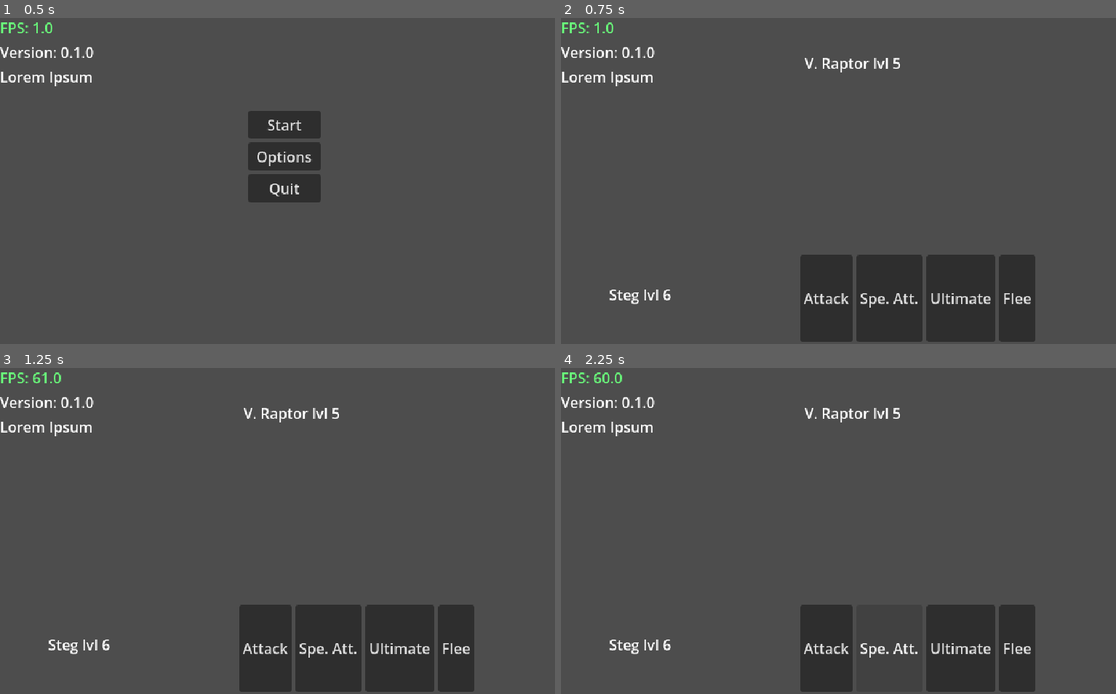
Above: before the commit, frames 1-4 (two rows, left to right).
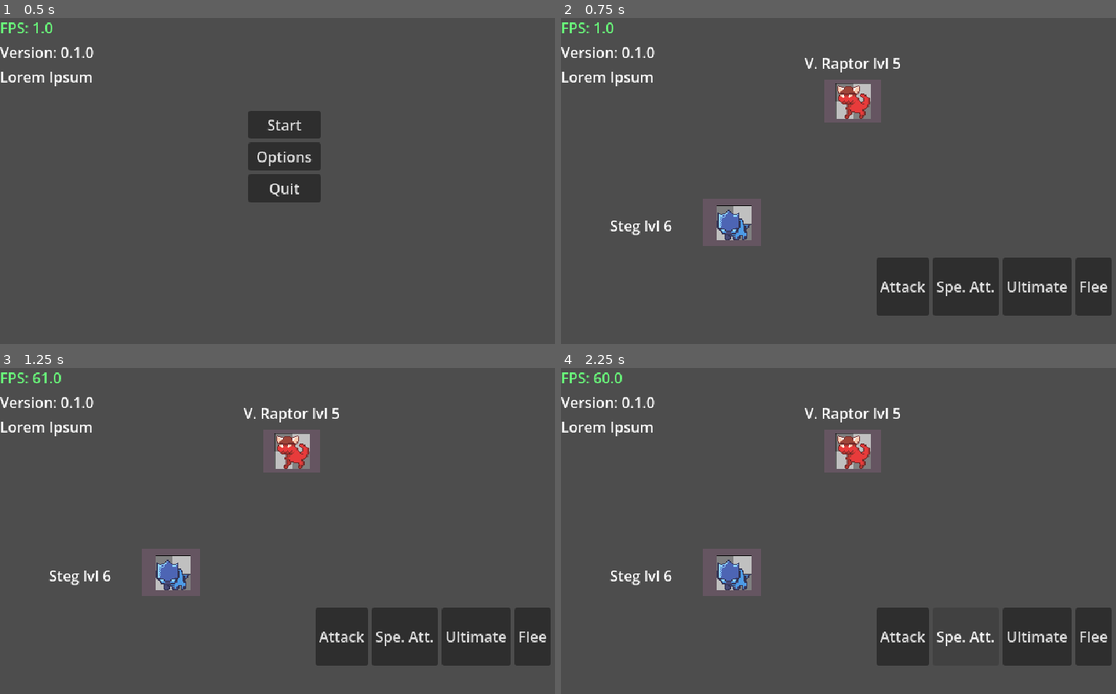
Above: after the commit, the same moments.

Repository: Tricky-Bracket-Man-Studios/DinoGame
Game: Godot game, scene res://logic/levels/packed scenes/main_game.tscn
Two runs of this game, one before a commit and one after it. Both use one fixed random seed, a clock stepped at 60 frames per second and the inputs below.
Inputs:
- Up to frame 1 (0.5 s): no input
- Up to frame 2 (0.75 s): click "Start" at 0.5 s
- Up to frame 3 (1.25 s): no input
- Up to frame 4 (2.25 s): click "Attack" at 1.25 s; click "Spe. Att." at 2 s

Frame 1 is identical in both runs. In frame 2, 11% of the frame differs, in the area x 8-100%, y 20-100%; in frame 3, 11%; in frame 4, 9.3%.

Commit message:
implemented a unit spawner

Diff:
--- /dev/null
+++ b/logic/core/_scripts/unit_spawner.gd
@@ -0,0 +1,25 @@
+class_name UnitSpawner
+extends Node2D
+
+## Description: The purpose of this script is to have set locations where units
+## spawn and to control the logic behind it.
+## Filename: unit_spawner.gd
+## Author(s): Matthew Perry,
+## Last Updated: 09/09/2026
+
+#region export variables (snake_case):
+@export var unit_to_spawn : PackedScene
+#endregion
+
+#region private variables (undersocre prefixed snake_case):
+var _unit_spawner : UnitSpawner = self
+#endregion
+
+#region (optional) build in virtural methods:
+func _ready() -> void:
+	print(self.name + ": initializing unit!")
+	var spawned_unit = unit_to_spawn.instantiate()
+
+	_unit_spawner.add_child(spawned_unit)
+	print(self.name + ": " + spawned_unit.name + " spawned!")
+#endregion
--- /dev/null
+++ b/logic/core/packed scenes/debug_enemy_unit.tscn
@@ -0,0 +1,9 @@
+[gd_scene format=3 uid="uid://bbdxcsm5r2x3m"]
+
+[ext_resource type="Texture2D" uid="uid://borymykqeg4yv" path="res://assets/debug/debug_tyran.png" id="1_sutnl"]
+
+[node name="EnemyDebugUnit" type="Node2D" unique_id=687503608]
+
+[node name="Sprite2D" type="Sprite2D" parent="." unique_id=173853174]
+scale = Vector2(0.1, 0.1)
+texture = ExtResource("1_sutnl")
--- /dev/null
+++ b/logic/core/packed scenes/debug_player_unit.tscn
@@ -0,0 +1,9 @@
+[gd_scene format=3 uid="uid://14y8rn7rk4vy"]
+
+[ext_resource type="Texture2D" uid="uid://cbskf3sb2em0v" path="res://assets/debug/debug_trike.png" id="1_hhskf"]
+
+[node name="PlayerDebugUnit" type="Node2D" unique_id=687503608]
+
+[node name="Sprite2D" type="Sprite2D" parent="." unique_id=173853174]
+scale = Vector2(0.1, 0.1)
+texture = ExtResource("1_hhskf")
--- a/logic/core/packed scenes/unit_spawner.gd
+++ /dev/null
@@ -1,12 +0,0 @@
-class_name UnitSpawner
-extends Node2D
-
-## Description: The purpose of this script is to have set locations where units
-## spawn and to control the logic behind it.
-## Filename: unit_spawner.gd
-## Author(s): Matthew Perry,
-## Last Updated: 09/09/2026
-
-#region export variables (snake_case):
-@export var unit_to_spawn : PackedScene
-#endregion
--- a/logic/core/packed scenes/unit_spawner.tscn
+++ b/logic/core/packed scenes/unit_spawner.tscn
@@ -1,6 +1,6 @@
 [gd_scene format=3 uid="uid://b8owwx7xkxeri"]
 
-[ext_resource type="Script" uid="uid://bbpmxg7yiq76u" path="res://logic/core/packed scenes/unit_spawner.gd" id="1_vgirh"]
+[ext_resource type="Script" uid="uid://bbpmxg7yiq76u" path="res://logic/core/_scripts/unit_spawner.gd" id="1_vgirh"]
 
 [node name="Unit Spawner" type="Node2D" unique_id=1664450174]
 script = ExtResource("1_vgirh")
--- a/logic/levels/packed scenes/battle_menu.tscn
+++ b/logic/levels/packed scenes/battle_menu.tscn
@@ -1,42 +1,55 @@
 [gd_scene format=3 uid="uid://d0xl27pl6mfr2"]
 
 [ext_resource type="Script" uid="uid://d4c528k1pwiwv" path="res://logic/levels/_scripts/battle_menu.gd" id="1_38myl"]
+[ext_resource type="PackedScene" uid="uid://b8owwx7xkxeri" path="res://logic/core/packed scenes/unit_spawner.tscn" id="2_cdhw7"]
+[ext_resource type="PackedScene" uid="uid://bbdxcsm5r2x3m" path="res://logic/core/packed scenes/debug_enemy_unit.tscn" id="3_ei06y"]
+[ext_resource type="PackedScene" uid="uid://14y8rn7rk4vy" path="res://logic/core/packed scenes/debug_player_unit.tscn" id="3_favcw"]
 
 [node name="Battle" type="Node2D" unique_id=1324921985]
 script = ExtResource("1_38myl")
 
-[node name="BattleUIRoot" type="Control" parent="." unique_id=1286873900]
+[node name="World" type="Node2D" parent="." unique_id=235485507]
+
+[node name="EnemyUnitSpawner" parent="World" unique_id=1664450174 instance=ExtResource("2_cdhw7")]
+position = Vector2(321, 93)
+unit_to_spawn = ExtResource("3_ei06y")
+
+[node name="PlayerUnitSpawner" parent="World" unique_id=783542150 instance=ExtResource("2_cdhw7")]
+position = Vector2(188, 226)
+unit_to_spawn = ExtResource("3_favcw")
+
+[node name="BattleUIRoot" type="Control" parent="." unique_id=790413789]
 layout_mode = 3
 anchors_preset = 0
 offset_right = 638.0
 offset_bottom = 361.0
 
-[node name="AttackPhase" type="HBoxContainer" parent="BattleUIRoot" unique_id=1897882048]
+[node name="AttackPhase" type="HBoxContainer" parent="BattleUIRoot" unique_id=1767898138]
 layout_mode = 0
-offset_left = 145.0
-offset_top = 262.0
-offset_right = 640.0
-offset_bottom = 358.0
+offset_left = 347.0
+offset_top = 265.0
+offset_right = 606.0
+offset_bottom = 329.0
 alignment = 1
 
-[node name="Attack" type="Button" parent="BattleUIRoot/AttackPhase" unique_id=325483656]
+[node name="Attack" type="Button" parent="BattleUIRoot/AttackPhase" unique_id=1877643622]
 layout_mode = 2
 text = "Attack"
 
-[node name="SpecialAttack" type="Button" parent="BattleUIRoot/AttackPhase" unique_id=359924373]
+[node name="SpecialAttack" type="Button" parent="BattleUIRoot/AttackPhase" unique_id=439906431]
 layout_mode = 2
 text = "Spe. Att."
 
-[node name="Ultimate" type="Button" parent="BattleUIRoot/AttackPhase" unique_id=1404864192]
+[node name="Ultimate" type="Button" parent="BattleUIRoot/AttackPhase" unique_id=495245104]
 layout_mode = 2
 text = "Ultimate"
 
-[node name="Flee" type="Button" parent="BattleUIRoot/AttackPhase" unique_id=1281070830]
+[node name="Flee" type="Button" parent="BattleUIRoot/AttackPhase" unique_id=1773321498]
 layout_mode = 2
 text = "Flee
 "
 
-[node name="DefendPhase" type="HBoxContainer" parent="BattleUIRoot" unique_id=107839457]
+[node name="DefendPhase" type="HBoxContainer" parent="BattleUIRoot" unique_id=1069377155]
 visible = false
 layout_mode = 0
 offset_left = 145.0
@@ -45,45 +58,44 @@
 offset_bottom = 358.0
 alignment = 1
 
-[node name="Defend" type="Button" parent="BattleUIRoot/DefendPhase" unique_id=1798948668]
+[node name="Defend" type="Button" parent="BattleUIRoot/DefendPhase" unique_id=464252603]
 layout_mode = 2
 text = "Defend
 "
 
-[node name="SpecialDefend" type="Button" parent="BattleUIRoot/DefendPhase" unique_id=1131106203]
+[node name="SpecialDefend" type="Button" parent="BattleUIRoot/DefendPhase" unique_id=137459144]
 layout_mode = 2
 text = "Spe. Def."
 
-[node name="Ultimate" type="Button" parent="BattleUIRoot/DefendPhase" unique_id=1371627683]
+[node name="Ultimate" type="Button" parent="BattleUIRoot/DefendPhase" unique_id=1358382692]
 layout_mode = 2
 text = "Ultimate"
 
-[node name="Flee" type="Button" parent="BattleUIRoot/DefendPhase" unique_id=62657414]
+[node name="Flee" type="Button" parent="BattleUIRoot/DefendPhase" unique_id=554898805]
 layout_mode = 2
 text = "Flee
 "
 
-[node name="AspectRatioContainer2" type="AspectRatioContainer" parent="BattleUIRoot" unique_id=143731884]
+[node name="AspectRatioContainer2" type="AspectRatioContainer" parent="BattleUIRoot" unique_id=285296961]
 layout_mode = 0
 offset_left = 266.0
 offset_top = 9.0
 offset_right = 376.0
 offset_bottom = 119.0
 
-[node name="Label" type="Label" parent="BattleUIRoot/AspectRatioContainer2" unique_id=1859998328]
+[node name="Label" type="Label" parent="BattleUIRoot/AspectRatioContainer2" unique_id=442279346]
 layout_mode = 2
 text = "V. Raptor lvl 5
 "
 horizontal_alignment = 1
 
-[node name="AspectRatioContainer" type="AspectRatioContainer" parent="BattleUIRoot" unique_id=165727634]
+[node name="AspectRatioContainer" type="AspectRatioContainer" parent="BattleUIRoot" unique_id=1159741833]
 layout_mode = 0
-offset_left = -1.0
-offset_top = 251.0
-offset_right = 176.0
-offset_bottom = 361.0
+offset_top = 175.0
+offset_right = 177.0
+offset_bottom = 285.0
 
-[node name="Label" type="Label" parent="BattleUIRoot/AspectRatioContainer" unique_id=1050680704]
+[node name="Label" type="Label" parent="BattleUIRoot/AspectRatioContainer" unique_id=824664957]
 layout_mode = 2
 text = "Steg lvl 6"
 horizontal_alignment = 1
--- a/logic/levels/packed scenes/main_game.tscn
+++ b/logic/levels/packed scenes/main_game.tscn
@@ -23,18 +23,6 @@
 [node name="HudLayer" type="CanvasLayer" parent="." unique_id=948380995]
 process_mode = 1
 layer = 10
-visible = false
-
-[node name="HudRoot" type="Control" parent="HudLayer" unique_id=588132230]
-layout_mode = 3
-anchors_preset = 0
-offset_right = 40.0
-offset_bottom = 40.0
-
-[node name="CenterContainer" type="CenterContainer" parent="HudLayer/HudRoot" unique_id=1432967581]
-layout_mode = 0
-offset_right = 40.0
-offset_bottom = 40.0
 
 [node name="PauseLayer" type="CanvasLayer" parent="." unique_id=856411223]
 process_mode = 2
@@ -50,7 +38,6 @@
 [node name="TransitionLayer" type="CanvasLayer" parent="." unique_id=255178519]
 process_mode = 3
 layer = 100
-visible = false
 
 [node name="TransitionRoot" type="Control" parent="TransitionLayer" unique_id=132459100]
 layout_mode = 3
Binary file added: assets/debug/debug_trike.png
Not shown, added: assets/debug/debug_trike.png.import
Binary file added: assets/debug/debug_tyran.png
Not shown, added: assets/debug/debug_tyran.png.import
Renamed: logic/core/packed scenes/unit_spawner.gd.uid -> logic/core/_scripts/unit_spawner.gd.uid
